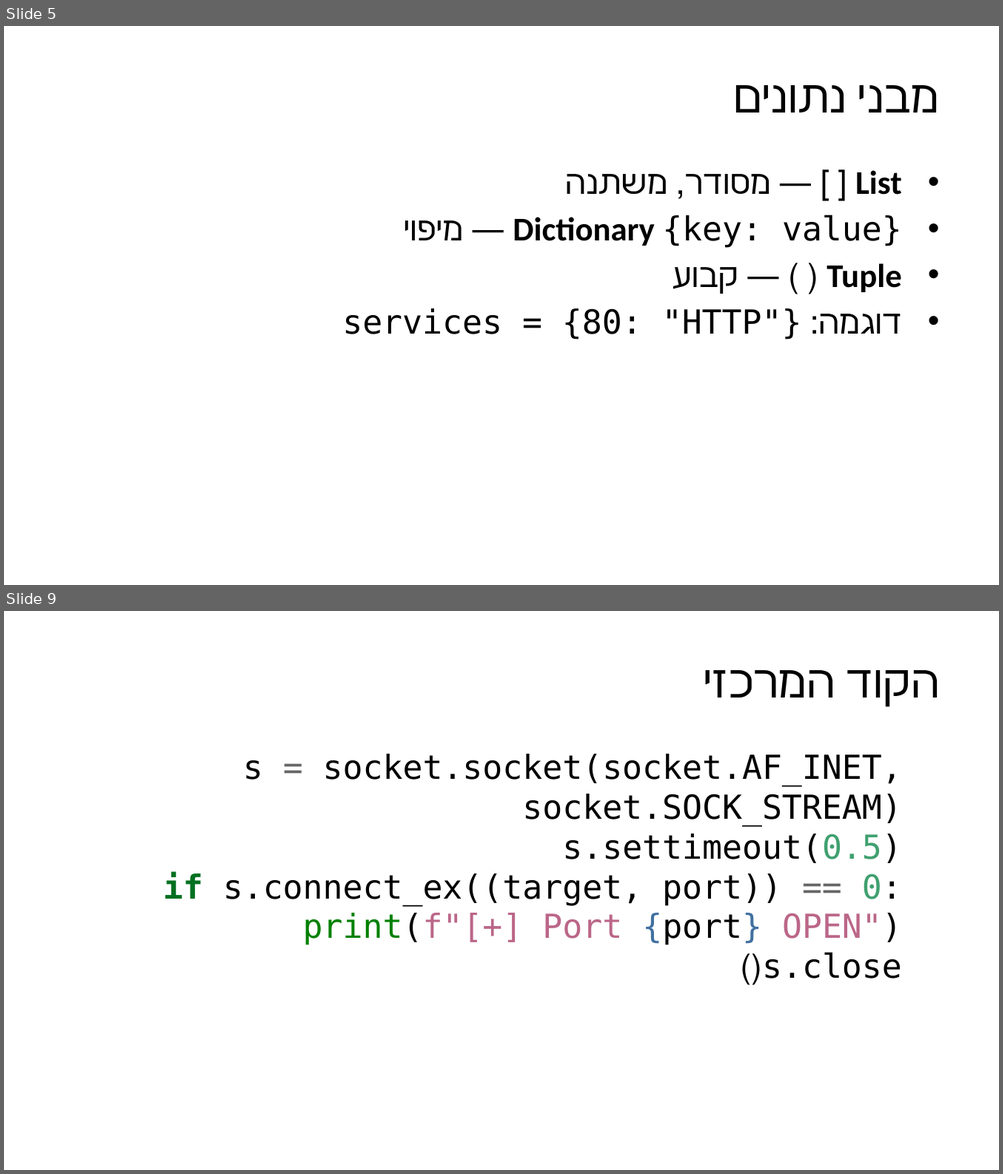
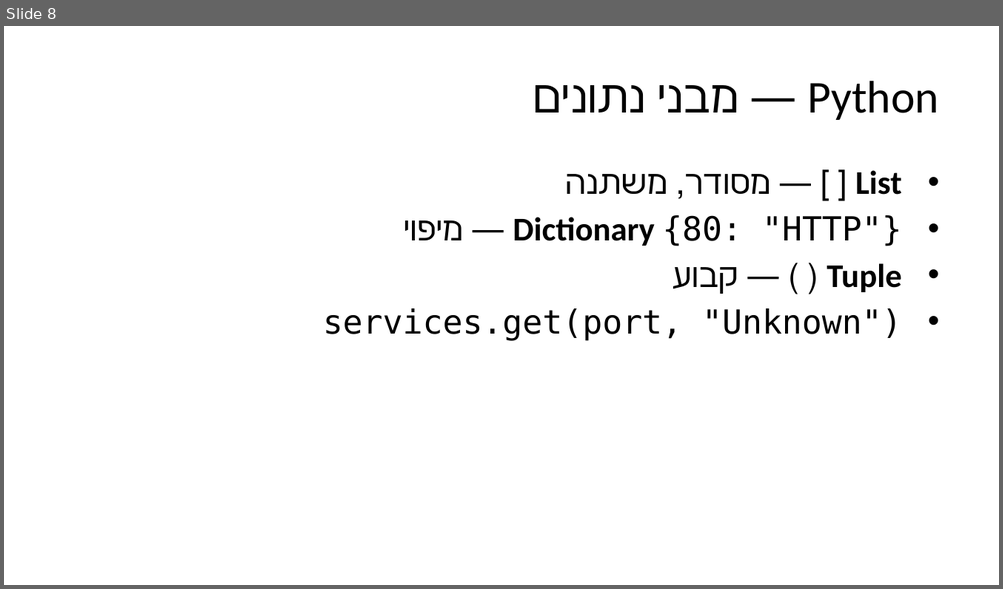
Before and after one commit to AhmadKais/ethical-hacking-course, a slide deck: dist/slides-pptx/04-scripting-bash-python.pptx. Shown one above the other, each under a label of ours: slides 5 and 9 before the commit, slide 8 after it; the slides between them are not shown. The pictures are 1003x1174 and 1003x589 pixels, drawn with LibreOffice and Linux fonts; fonts in the diff are those of the drawing. Boxes give left, top, right and bottom in pixels: in the first picture for what was removed or moved away, otherwise in the second. Text is boxed around its words. In the diff, an @@ line names an element or a change of style, - is before the commit and + after.

```diff
--- a/dist/slides-pptx/04-scripting-bash-python.pptx
+++ b/dist/slides-pptx/04-scripting-bash-python.pptx
@@ slide 9 removed at (x1=4, y1=611, x2=999, y2=1170), background #FFFFFF @@
@@ title removed at (x1=846, y1=670, x2=939, y2=707) @@
-הקוד המרכזי
@@ text removed at (x1=163, y1=754, x2=902, y2=979) @@
-s = socket.socket(socket.AF_INET,
-socket.SOCK_STREAM)
-s.settimeout(0.5)
-if s.connect_ex((target, port)) == 0:
-print(f"[+] Port {port} OPEN")
-s.close()
@@ what was slide 5 is now slide 8 @@
@@ slide 8 changed as well @@
@@ title at (x1=807, y1=81, x2=939, y2=120): text changed @@
-מבני נתונים
+Python — מבני נתונים
@@ text at (x1=512, y1=215, x2=902, y2=247): text changed @@
-• Dictionary {key: value} — מיפוי
+• Dictionary {80: "HTTP"} — מיפוי
@@ text at (x1=323, y1=309, x2=902, y2=340): text changed @@
-• דוגמה: services = {80: "HTTP"}
+• services.get(port, "Unknown")
```
Also in this commit, not shown: 4 other slides changed, 7 slides added, 4 other slides removed, 7 other files.
